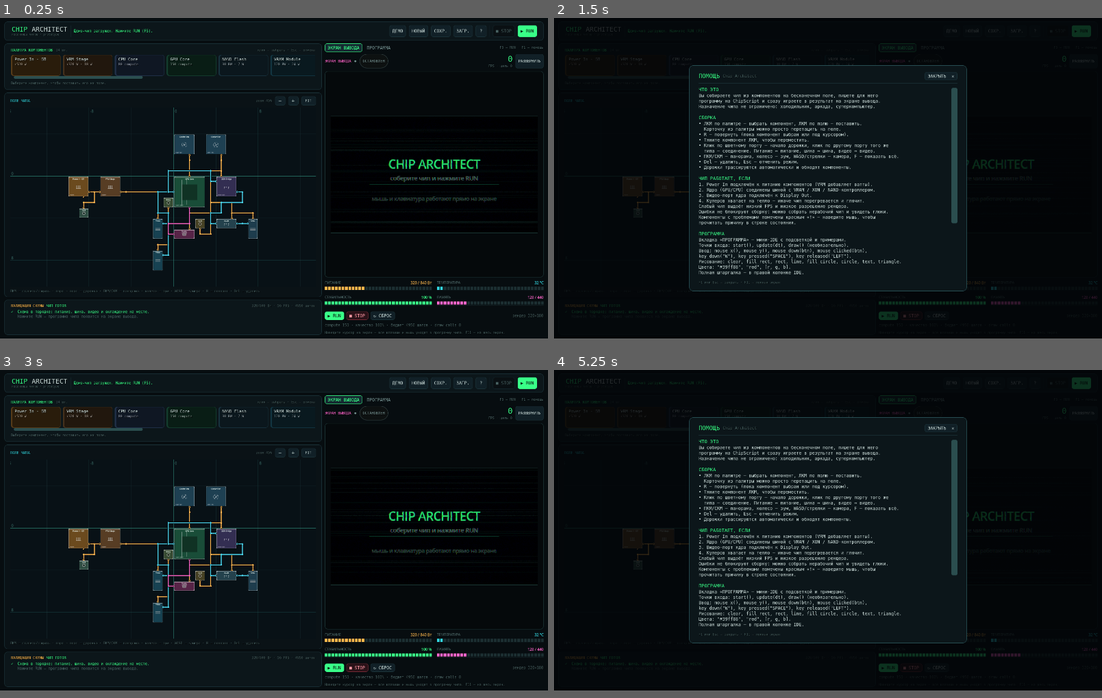
Above: before the commit, frames 1-4 (two rows, left to right).
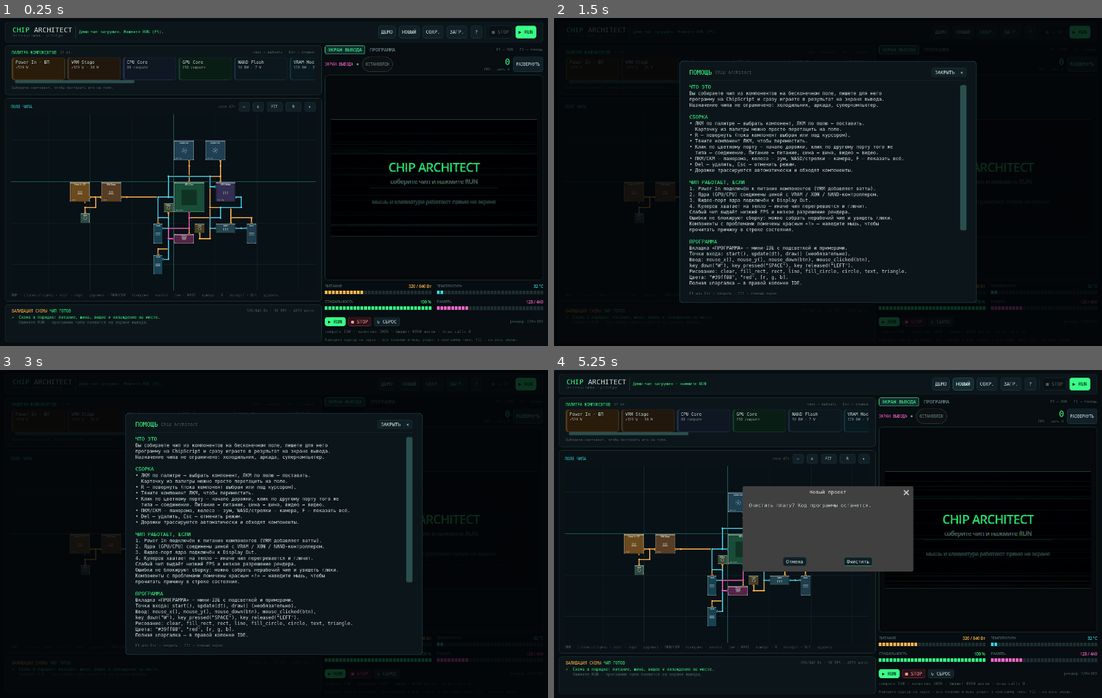
Above: after the commit, the same moments.

Repository: Relog404/govnoebanoe
Game: Godot game, scene res://scenes/main.tscn
Two runs of this game, one before a commit and one after it. Both use one fixed random seed, a clock stepped at 60 frames per second and the inputs below.
Inputs (mouse positions are in pixels of both pictures, inside the frame that each line leads up to):
- Up to frame 1 (0.25 s): no input
- Up to frame 2 (1.5 s): click "?" at 0.5 s; click "▶ RUN" at 1.25 s
- Up to frame 3 (3 s): click (295, 455) at 2 s, where only the run after the commit has a clickable "R"; click (389, 429) at 2.75 s, where only the run before the commit has a clickable "ЗАКРЫТЬ ✕"
- Up to frame 4 (5.25 s): click "?" (after the commit: "ЗАКРЫТЬ ×") at 3.5 s; click "ДЕМО" at 4.25 s; click "НОВЫЙ" at 5 s
In our replay, the window is 800x469 before the commit and 800x480 after it. These sizes can differ from the game's own. Grey fills any space a smaller window leaves; there, only what the larger window draws over its background counts as a difference.

The runs differ from the first frame. In frame 1, 11% of the frame differs, in the area x 0-100%, y 1-99%; in frame 2, 9.7%; in frame 3, 17%; in frame 4, 21%.

Commit message:
Polish: console streaming, help input lock, issue badges, palette drag&drop, window sizing, output_screen folder
Co-authored-by: arena-agent <297053741+arena-agent@users.noreply.github.com>

Diff:
--- a/project.godot
+++ b/project.godot
@@ -13,10 +13,10 @@
 
 [display]
 
-window/size/viewport_width=1500
-window/size/viewport_height=880
-window/size/window_width_override=1500
-window/size/window_height_override=880
+window/size/viewport_width=1400
+window/size/viewport_height=840
+window/size/window_width_override=1400
+window/size/window_height_override=840
 window/stretch/mode="disabled"
 window/handheld/orientation=1
 
--- a/scripts/core/chip_evaluator.gd
+++ b/scripts/core/chip_evaluator.gd
@@ -245,16 +245,6 @@
 		if defs[id].category == "output" and defs[id].has_port_kind("video"):
 			outputs.append(id)
 	st.has_output = not outputs.is_empty()
-	for id in by_id:
-		if defs[id].has_port_kind("video") and defs[id].compute > 0.0:
-			var video_linked := false
-			for link in board.links:
-				if int(link["a"]) == id or int(link["b"]) == id:
-					var pi := board.port_info(board.get_component(id), String(link["a_port"] if int(link["a"]) == id else link["b_port"]))
-					if not pi.is_empty() and String(pi["kind"]) == "video":
-						video_linked = true
-			if not video_linked and not st.node_issues.has(id):
-				st.node_issues[id] = "видео-порт не подключён"
 	if not st.has_output:
 		st.add_error("Нет Display Out — экрану некуда подключаться")
 		return
@@ -285,6 +275,10 @@
 		for id in outputs:
 			if power_factor[id] > 0.0:
 				st.node_issues[id] = "нет видеосигнала"
+		for id in by_id:
+			if defs[id].compute > 0.0 and defs[id].has_port_kind("video"):
+				if not st.node_issues.has(id):
+					st.node_issues[id] = "видео-порт не подключён"
 	if not st.output_connected and st.errors.is_empty():
 		st.add_error("Видео-порт ядра не подключён к Display Out")
 	elif not st.output_connected and not st.errors.is_empty():
--- a/scripts/ui/chip_view.gd
+++ b/scripts/ui/chip_view.gd
@@ -253,6 +253,24 @@
 	head.add_child(zoom_out)
 	head.add_child(zoom_in)
 	head.add_child(fit)
+	var rot_btn := UITheme.button("R")
+	rot_btn.custom_minimum_size = Vector2(40, 24)
+	rot_btn.add_theme_font_size_override("font_size", 9)
+	rot_btn.tooltip_text = "Повернуть выбранный/под курсором компонент на 90°"
+	rot_btn.pressed.connect(func() -> void:
+		if field != null:
+			field.rotate_selected()
+	)
+	var del_btn := UITheme.button("×")
+	del_btn.custom_minimum_size = Vector2(28, 24)
+	del_btn.add_theme_font_size_override("font_size", 10)
+	del_btn.tooltip_text = "Удалить выбранный/под курсором компонент (Del)"
+	del_btn.pressed.connect(func() -> void:
+		if field != null:
+			field.delete_selected()
+	)
+	head.add_child(rot_btn)
+	head.add_child(del_btn)
 	box.add_child(head)
 
 	_field_container = ChipDropArea.new()
@@ -380,7 +398,7 @@
 		return
 	for e in stats.errors:
 		_validation.push_color(UITheme.ERROR)
-		_validation.add_text("✕  " + String(e) + "\n")
+		_validation.add_text("×  " + String(e) + "\n")
 		_validation.pop()
 	for w in stats.warnings:
 		_validation.push_color(UITheme.WARN)
--- a/scripts/ui/main.gd
+++ b/scripts/ui/main.gd
@@ -74,7 +74,7 @@
 var _stop_btn: Button
 var _last_running := false
 var _last_error := ""
-var _console_index := 0
+var _console_seq := 0
 var _console_timer := 0.0
 
 var _fullscreen_layer: Control
@@ -90,7 +90,7 @@
 
 func _ready() -> void:
 	theme = UITheme.build_theme()
-	get_window().min_size = Vector2i(1180, 720)
+	get_window().min_size = Vector2i(1100, 680)
 	get_window().title = "Chip Architect"
 	board = DemoProjects.demo_board()
 	runtime = ChipRuntime.new()
@@ -351,7 +351,7 @@
 	head.add_child(UITheme.label("ПОМОЩЬ", 16, UITheme.ACCENT))
 	head.add_child(UITheme.label("Chip Architect", 11, UITheme.FAINT))
 	head.add_child(UITheme.spacer())
-	var close_btn := UITheme.button("ЗАКРЫТЬ  ✕")
+	var close_btn := UITheme.button("ЗАКРЫТЬ  ×")
 	close_btn.pressed.connect(_toggle_help)
 	head.add_child(close_btn)
 	pv.add_child(head)
@@ -425,13 +425,13 @@
 
 	_refresh_stats()
 	ide.clear_console()
-	_console_index = 0
+	_console_seq = 0
 	_last_error = ""
 	var ok := runtime.begin(program, stats)
 	_flush_console()
 	_update_run_buttons()
 	if not ok:
-		_switch_tab("output")
+		_switch_tab("program")
 		ide.log_system("Старт не удался: %s" % runtime.error_message, UITheme.ERROR)
 		_set_status("Программа не запустилась — смотрите консоль", "error")
 		return
@@ -454,7 +454,7 @@
 		_on_run()
 		return
 	ide.clear_console()
-	_console_index = 0
+	_console_seq = 0
 	_last_error = ""
 	runtime.restart()
 	_flush_console()
@@ -532,6 +532,8 @@
 func _toggle_help() -> void:
 	_help_visible = not _help_visible
 	_help_overlay.visible = _help_visible
+	if output != null:
+		output.set_input_blocked(_help_visible)
 	if _help_visible:
 		_help_overlay.move_to_front()
 
@@ -595,11 +597,14 @@
 	if runtime == null or runtime.vm == null or ide == null:
 		return
 	var lines := runtime.vm.console_lines
-	if _console_index > lines.size():
-		_console_index = 0
-	for i in range(_console_index, lines.size()):
+	var total := runtime.vm.console_total
+	if total <= _console_seq:
+		return
+	var new_count := total - _console_seq
+	var start := maxi(0, lines.size() - new_count)
+	for i in range(start, lines.size()):
 		ide.log_line(String(lines[i]), UITheme.TEXT)
-	_console_index = lines.size()
+	_console_seq = total
 
 
 func _process(delta: float) -> void:
--- a/scripts/ui/output_screen.gd
+++ b/scripts/ui/output_screen.gd
@@ -32,6 +32,7 @@
 
 var _stats: ChipEvaluator.Stats = null
 var _hover_area := false
+var input_blocked := false
 var _fullscreen := false
 
 
@@ -218,6 +219,15 @@
 		_quality_label.text = "рендер %d×%d" % [w, h]
 
 
+func set_input_blocked(value: bool) -> void:
+	## Например, пока открыта справка — клавиши не должны уходить в чип.
+	input_blocked = value
+	if value:
+		_hover_area = false
+		if surface != null:
+			surface.reset_input()
+
+
 func set_fullscreen_state(value: bool) -> void:
 	_fullscreen = value
 	if _fullscreen_btn != null:
@@ -229,7 +239,7 @@
 # ---------------------------------------------------------------------------
 
 func _input(event: InputEvent) -> void:
-	if not is_visible_in_tree() or surface == null:
+	if input_blocked or not is_visible_in_tree() or surface == null:
 		return
 
 	if event is InputEventKey:
--- a/scripts/vm/chip_vm.gd
+++ b/scripts/vm/chip_vm.gd
@@ -21,6 +21,7 @@
 var frames: Array = []
 var draw_commands: Array = []
 var console_lines: Array[String] = []
+var console_total := 0
 
 var error := ""
 var error_line := 0
@@ -60,6 +61,7 @@
 	globals.clear()
 	frames.clear()
 	draw_commands.clear()
+	console_lines.clear()
 	error = ""
 	error_line = 0
 	halted = false
@@ -70,6 +72,7 @@
 	_depth = 0
 	steps = 0
 	tick_index = 0
+	console_total = 0
 	time = 0.0
 	ret_value = null
 	input = {}
@@ -790,6 +793,7 @@
 
 ## Запись в консоль IDE (с ограничением размера).
 func console(text: String) -> void:
+	console_total += 1
 	var line := text
 	if line.length() > MAX_STRING:
 		line = line.substr(0, MAX_STRING)
--- a/tests/headless_tests.gd
+++ b/tests/headless_tests.gd
@@ -436,6 +436,9 @@
 		out_motion.global_position = tex_center
 		main.output._input(out_motion)
 		_check(main.output._hover_area, "output screen notices the cursor")
+		var virt_mouse: Vector2 = main.output.surface.input_state["mouse"]
+		_check(virt_mouse.distance_to(Vector2(160, 90)) < 2.0,
+			"mouse position maps to the virtual screen center (%.1f, %.1f)" % [virt_mouse.x, virt_mouse.y])
 		var out_key := InputEventKey.new()
 		out_key.keycode = KEY_SPACE
 		out_key.pressed = true
Renamed: scripts/output/display_surface.gd -> scripts/output_screen/display_surface.gd
Renamed: scripts/output/display_surface.gd.uid -> scripts/output_screen/display_surface.gd.uid
Renamed: scripts/output/key_map.gd -> scripts/output_screen/key_map.gd
Renamed: scripts/output/key_map.gd.uid -> scripts/output_screen/key_map.gd.uid
